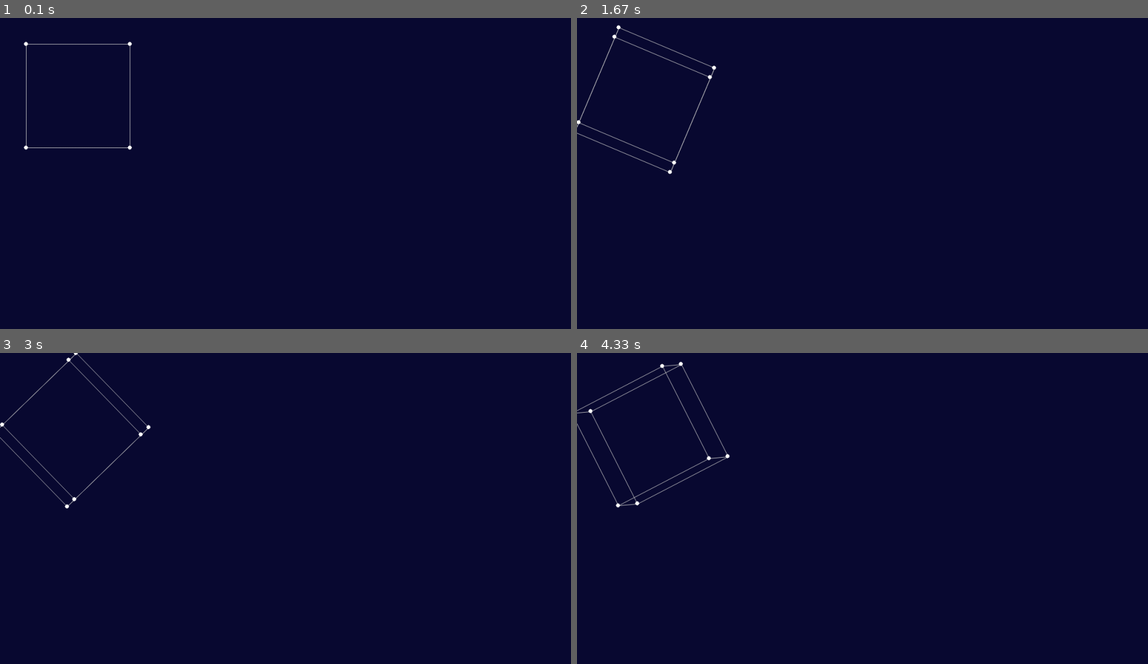
Above: before the commit, frames 1-4 (two rows, left to right).
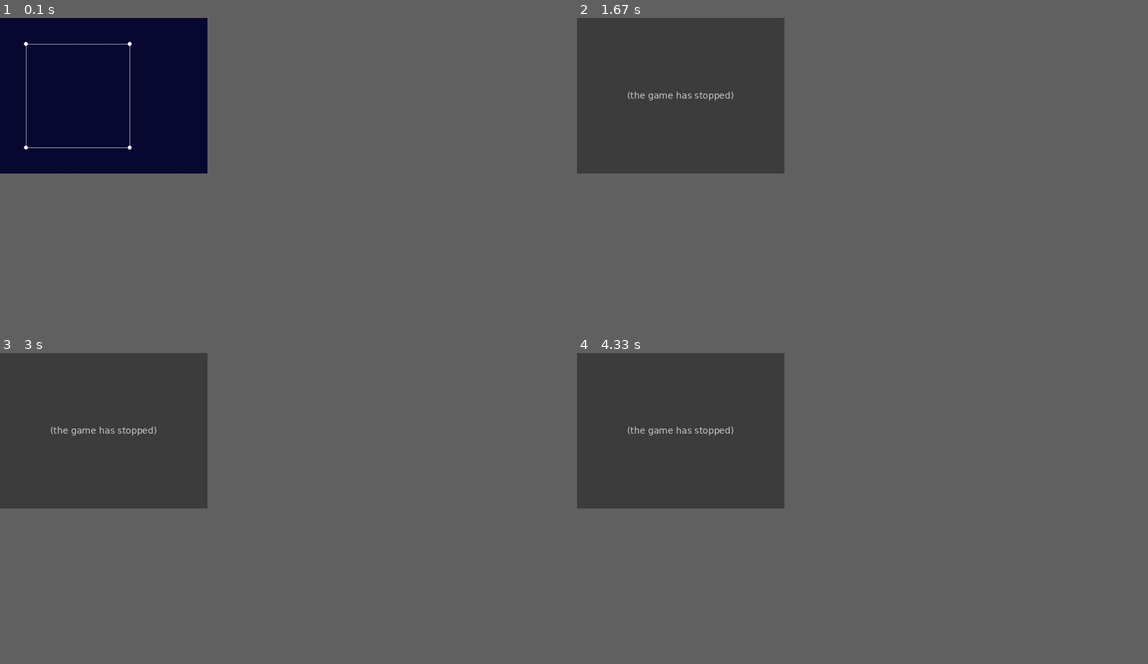
Above: after the commit, the same moments.

Repository: JonasMartins/Random
Game: pygame game, started from CG/code/3d_project/wireframeDisplay.py
Same seed, same stepped clock (60 frames per second), same inputs: the game is played once before the commit and once after it. The source is Python 2; it was converted automatically to run under Python 3.
Inputs:
- Up to frame 1 (0.1 s): no input
- Up to frame 2 (1.67 s): tap W at 0.33 s; hold Left 0.67-1.2 s; tap Z at 0.73, 1.03, 1.3, 1.63 s; tap = at 0.82 s; hold Down 1.23-1.53 s; tap - at 1.38 s; hold Left from 1.57 s (still down)
- Up to frame 3 (3 s): tap Z at 1.93, 2.07, 2.47, 2.77 s; release Left at 1.97 s; hold Up 2-2.37 s; tap = at 2.15 s; hold Right from 2.4 s (still down); tap - at 2.55 s
- Up to frame 4 (4.33 s): release Right at 3.03 s; tap A at 3.07 s; hold Down 3.4-3.77 s; tap Z at 3.47, 3.87, 4.17 s; tap = at 3.55 s; hold Left 3.8-4.27 s; tap - at 3.95 s; hold Right from 4.3 s (still down)
The window is 900x490 before the commit and 327x245 after it. Grey fills any space a smaller window leaves; there, only what the larger window draws over its background counts as a difference.

The runs differ from the first frame. In frame 1, less than 0.1% of the frame differs, in the area x 22-24%, y 7-43%; in frame 2, 18%; in frame 3, 18%, in the area x 0-37%, y 0-50%; in frame 4, 18%.
Error after the commit: AttributeError: 'numpy.ndarray' object has no attribute 'x' (wireframe.py line 32); the game stopped at 0.33 s (later frames are placeholders)

Commit message:
Version unfinished

Diff:
--- a/CG/code/3d_project/wireframe.py
+++ b/CG/code/3d_project/wireframe.py
@@ -1,91 +1,38 @@
-#!/bin/bin/python
-import math
+#!/bin/env python
 
-__version__ = "1.1.0"
-
-class Node:
-  def __init__(self, coordinates):
-    self.x = coordinates[0]
-    self.y = coordinates[1]
-    self.z = coordinates[2]
-
-class Edge:
-  def __init__(self, start, stop):
-    self.start = start
-    self.stop = stop
+import numpy as np
 
 class Wireframe:
-  def __init__(self):
-    self.nodes = []
-    self.edges = []
+    def __init__(self):
+        self.nodes = np.zeros((0, 4))
+        self.edges = []
 
-  def addNodes(self, nodeList):
-    for node in nodeList:
-      self.nodes.append(Node(node))
+    def addNodes(self, node_array):
+        ones_column = np.ones((len(node_array), 1))
+        ones_added = np.hstack((node_array, ones_column))
+        self.nodes = np.vstack((self.nodes, ones_added))
 
-  def addEdges(self, edgeList):
-    for (start, stop) in edgeList:
-      self.edges.append(Edge(self.nodes[start], self.nodes[stop]))
+    def addEdges(self, edgeList):
+        self.edges += edgeList
 
-  def outputNodes(self):
-    print('--- Nodes ---')
-    for i, node in enumerate(self.nodes):
-      print(i, node.x, node.y, node.z)
+    def outputNodes(self):
+        for i in range(self.nodes.shape[1]):
+            (x, y, z, _) = self.nodes[:, i]
+            print "Node %d: (%.3f, %.3f, %.3f)" % (i, x, y, z)
 
-  def outputEdges(self):
-    print "\n --- Edges --- "
-    for i, edge in enumerate(self.edges):
-      print(i, edge.start.x, edge.start.y, edge.start.z)
-      print(edge.stop.x, edge.stop.y, edge.stop.z)
+    def outputEdges(self):
+        for i, (start, stop) in enumerate(self.edges):
+            node1 = self.nodes[:, start]
+            node2 = self.nodes[:, stop]
+            print "Edge %d: (%.3f, %.3f, %.3f)" % (i, node1[0], node1[1], node1[2]),
+            print "to (%.3f, %.3f, %.3f)" % (node2[0], node2[1], node2[2])
 
-  def translate(self, axis, d):
-    """ Add constant 'd' to the coordinate 'axis' of each node of a wireframe """
-    if axis in ['x', 'y', 'z']:
-      for node in self.nodes:
-        setattr(node, axis, getattr(node, axis) + d)
+    def findCentre(self):
+        num_nodes = len(self.nodes)
+        meanX = sum([node.x for node in self.nodes]) / num_nodes
+        meanY = sum([node.y for node in self.nodes]) / num_nodes
+        meanZ = sum([node.z for node in self.nodes]) / num_nodes
 
-  def scale(self, centre, scale):
-    """ Scale the wireframe from the centre of the screen """
-    for node in self.nodes:
-      node.x = centre[0] + scale * (node.x - centre[0])
-      node.y = centre[1] + scale * (node.y - centre[1])
-      node.z *= scale
+        return (meanX, meanY, meanZ)
 
-  def findCentre(self):
-    """ Find the centre of the wireframe. """
-    num_nodes = len(self.nodes)
-    meanX = sum([node.x for node in self.nodes]) / num_nodes
-    meanY = sum([node.y for node in self.nodes]) / num_nodes
-    meanZ = sum([node.z for node in self.nodes]) / num_nodes
-
-    return (meanX, meanY, meanZ)
-
-  def rotateX(self, centre, radians):
-    for node in self.nodes:
-      y      = node.y - centre[1]
-      z      = node.z - centre[2]
-      d      = math.hypot(y, z)
-      theta  = math.atan2(y, z) + radians
-      node.z = centre[2] + d * math.cos(theta)
-      node.y = centre[1] + d * math.sin(theta)
-
-  def rotateY(self, centre, radians):
-    for node in self.nodes:
-      x      = node.x - centre[0]
-      z      = node.z - centre[1]
-      d      = math.hypot(x, z)
-      theta  = math.atan2(x, z) + radians
-      node.z = centre[2] + d * math.cos(theta)
-      node.x = centre[0] + d * math.sin(theta)
-
-  def rotateZ(self, centre, radians):
-    for node in self.nodes:
-      x      = node.x - centre[0]
-      y      = node.y - centre[1]
-      d      = math.hypot(y, x)
-      theta  = math.atan2(y, x) + radians
-      node.x = centre[0] + d * math.cos(theta)
-      node.y = centre[1] + d * math.sin(theta)
-
-
-if __name__ == "__main__": main()
+if __name__ == "__main__":main()
--- a/CG/code/3d_project/wireframeDisplay.py
+++ b/CG/code/3d_project/wireframeDisplay.py
@@ -1,7 +1,8 @@
 #!/bin/env python
 
-import wireframe as wireframe
+import wireframe as wf
 import pygame
+import numpy as np
 
 key_to_function = {
     pygame.K_LEFT:   (lambda x: x.translateAll('x', -10)),
@@ -16,7 +17,6 @@
     pygame.K_s:      (lambda x: x.rotateAll('Y', -0.1)),
     pygame.K_z:      (lambda x: x.rotateAll('Z',  0.1)),
     pygame.K_x:      (lambda x: x.rotateAll('Z', -0.1))}
-
 
 class ProjectionViewer:
     """ Displays 3D objects on a Pygame screen """
@@ -62,12 +62,12 @@
 
         for wireframe in self.wireframes.values():
             if self.displayEdges:
-                for edge in wireframe.edges:
-                    pygame.draw.aaline(self.screen, self.edgeColour, (edge.start.x, edge.start.y), (edge.stop.x, edge.stop.y), 1)
+                for n1, n2 in wireframe.edges:
+                    pygame.draw.aaline(self.screen, self.edgeColour, wireframe.nodes[n1][:2], wireframe.nodes[n2][:2], 1)
 
             if self.displayNodes:
                 for node in wireframe.nodes:
-                    pygame.draw.circle(self.screen, self.nodeColour, (int(node.x), int(node.y)), self.nodeRadius, 0)
+                    pygame.draw.circle(self.screen, self.nodeColour, (int(node[0]), int(node[1])), self.nodeRadius, 0)
 
     def translateAll(self, axis, d):
         """ Translate all wireframes along a given axis by d units. """
@@ -93,12 +93,12 @@
             centre = wireframe.findCentre()
             getattr(wireframe, rotateFunction)(centre, theta)
 
+if __name__ == '__main__':
+    pv = ProjectionViewer(400, 300)
 
-if __name__ == '__main__':
-    pv = ProjectionViewer(1100, 600)
-
-    cube = wireframe.Wireframe()
-    cube.addNodes([(x,y,z) for x in (50,250) for y in (50,250) for z in (50,250)])
+    cube = wf.Wireframe()
+    cube_nodes = [(x,y,z) for x in (50,250) for y in (50,250) for z in (50,250)]
+    cube.addNodes(np.array(cube_nodes))
     cube.addEdges([(n,n+4) for n in range(0,4)]+[(n,n+1) for n in range(0,8,2)]+[(n,n+2) for n in (0,1,4,5)])
 
     pv.addWireframe('cube', cube)
Not shown, changed: CG/code/3d_project/wireframe.pyc
